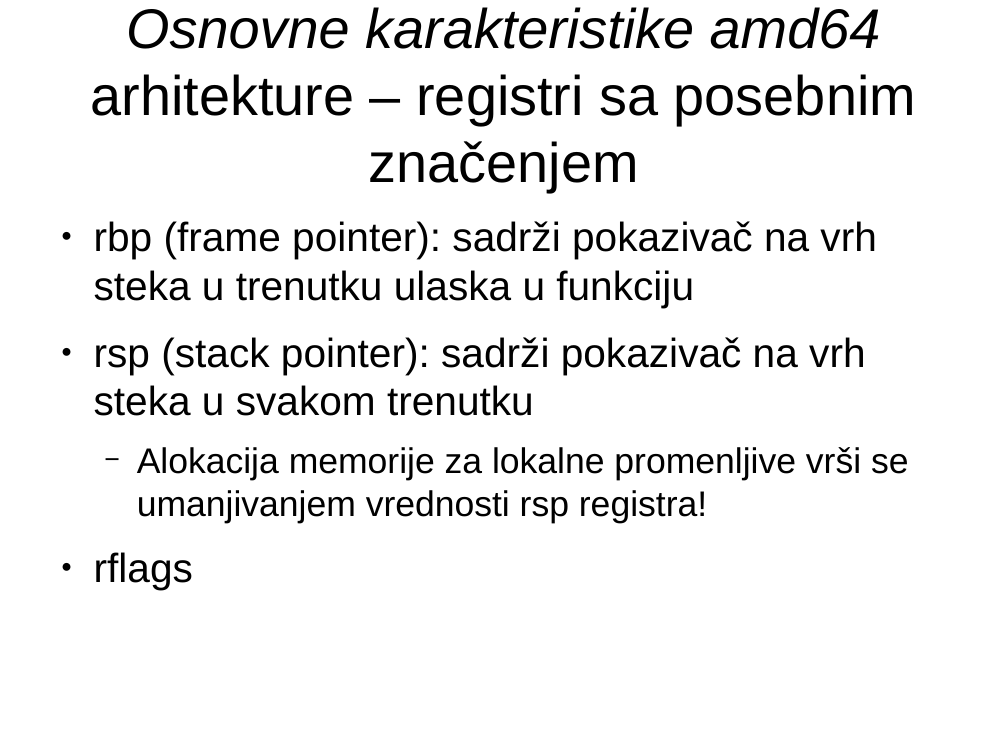
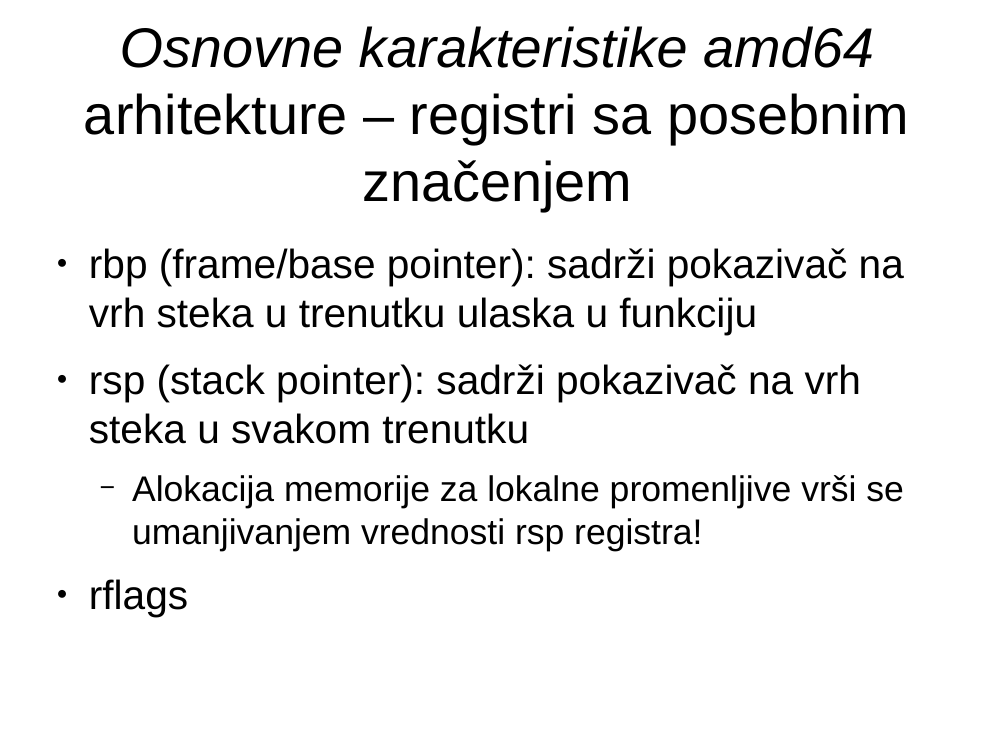
Before and after one commit to NikolaMilev/assembler-prezentacije, a slide deck: slide 15 of cas01/prez.odp (slide 7 before the commit). Drawn at 1008x756 pixels with LibreOffice and Linux fonts; fonts in the diff are those of the drawing. Boxes give left, top, right and bottom in pixels: in the first picture for what was removed or moved away, otherwise in the second. Text is boxed around its words. In the diff, an @@ line names an element or a change of style, - is before the commit and + after.

```diff
--- a/cas01/prez.odp
+++ b/cas01/prez.odp
@@ title "Osnovne karakteristike amd64 arhitekture – ...": place and size @@
-title "Osnovne karakteristike amd64 arhitekture – ..." at bbox=[91, 7, 916, 192]
+title "Osnovne karakteristike amd64 arhitekture – ..." at bbox=[84, 26, 909, 211]
@@ text "rbp (frame/base pointer): sadrži pokazivač ...": place and size @@
-text "rbp (frame/base pointer): sadrži pokazivač ..." at bbox=[94, 221, 909, 590]
+text "rbp (frame/base pointer): sadrži pokazivač ..." at bbox=[89, 248, 904, 617]
@@ text at bbox=[89, 248, 904, 335]: text changed @@
-● rbp (frame pointer): sadrži pokazivač na vrh steka u trenutku ulaska u funkciju
+● rbp (frame/base pointer): sadrži pokazivač na vrh steka u trenutku ulaska u funkciju
```
Also in this commit, not shown: 3 other slides changed, 11 slides added, 1 slide removed, 1 other file.
